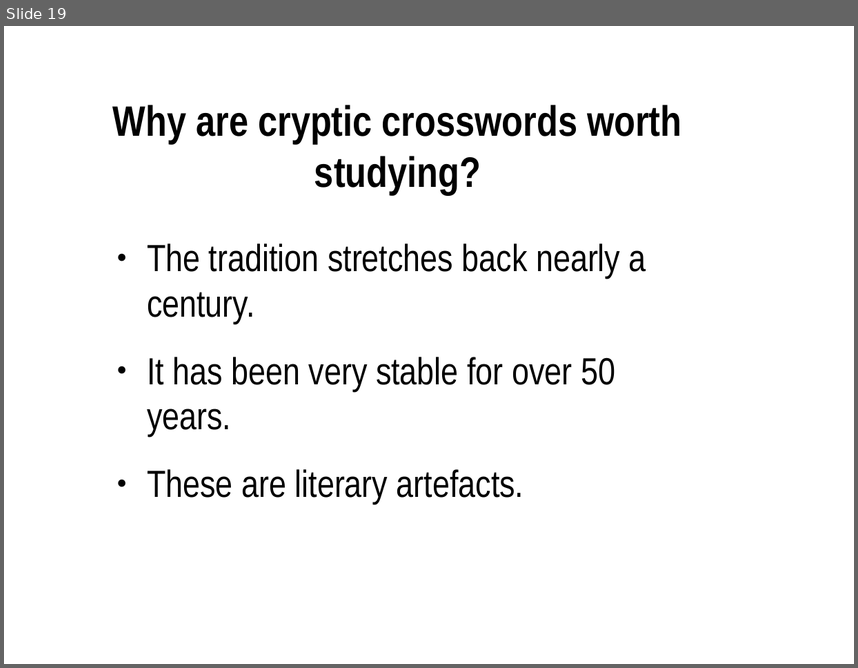
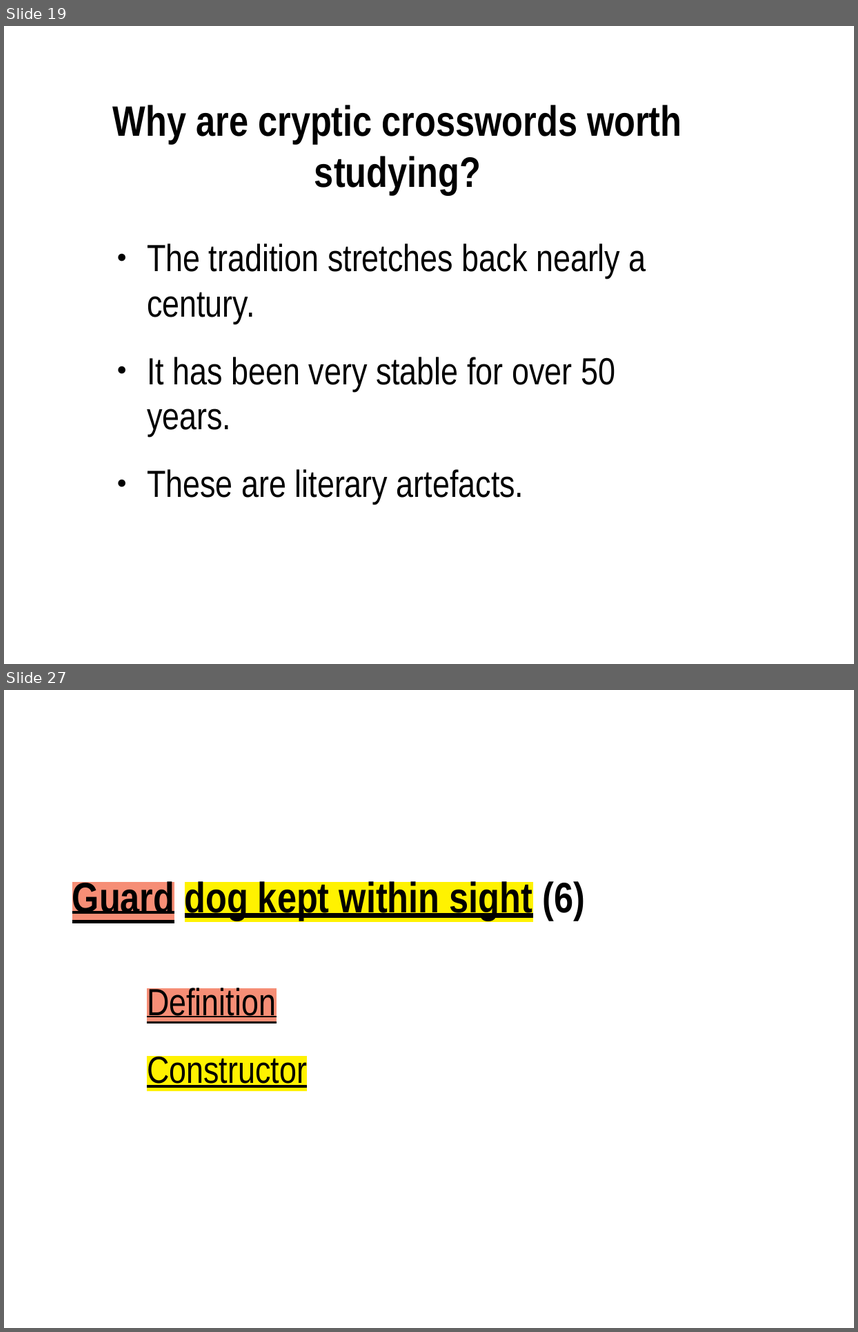
Before and after one commit to martindholmes/cryptic, a slide deck: presentations/tei2017.odp. Shown one above the other, each under a label of ours: slide 19 before the commit, slides 19 and 27 after it; the slides between them are not shown. The pictures are 858x668 and 858x1332 pixels, drawn with LibreOffice and Linux fonts; fonts in the diff are those of the drawing; background and template pictures are left out. Boxes give left, top, right and bottom in pixels: in the first picture for what was removed or moved away, otherwise in the second. Text is boxed around its words. In the diff, an @@ line names an element or a change of style, - is before the commit and + after.

```diff
--- a/presentations/tei2017.odp
+++ b/presentations/tei2017.odp
@@ slide 27 added at (4, 690, 854, 1328), background picture (left out) @@
@@ title added at (72, 878, 586, 920), 36 pt, text #000000, bold, underline @@
+Guard dog kept within sight (6)
@@ text added at (147, 985, 307, 1087), 32 pt, text #000000, underline @@
+Definition
+Constructor
```
Also in this commit, not shown: 4 slides changed, 16 other slides added, 1 other file.
